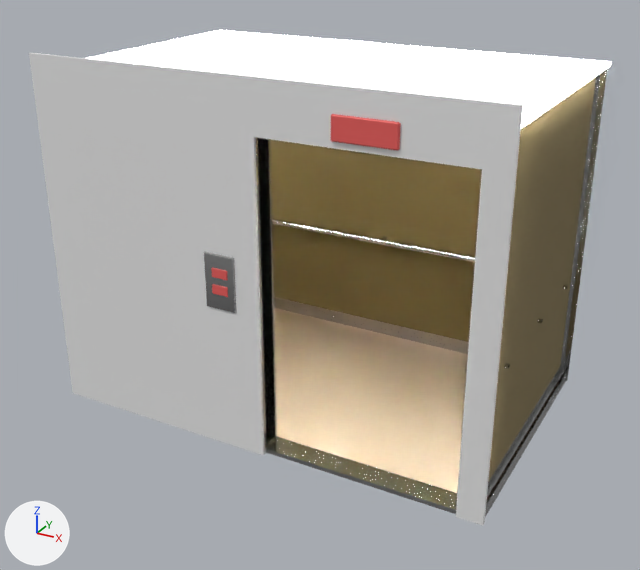
What one commit did to the FBX model Assets/VRTemplateAssets/Models/SM_Elevator.fbx.
Rendered twice from a 50 mm camera at (3.7, -6.82, 4.5) aimed at (0.04, -0.18, 1.18). Lighting does not change. The marker at lower left points along +X, +Y and +Z. The picture after the commit comes second. Vertices at exactly the same position are counted once.

The first picture shows 'SM_Elevator'.
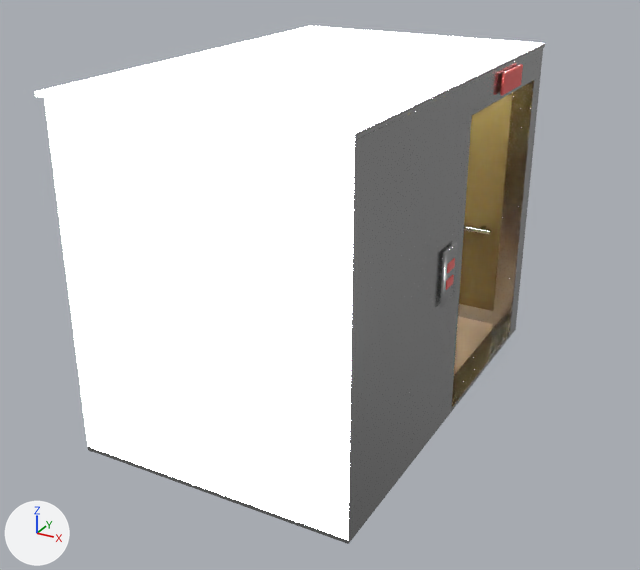
Changed parts and their boxes [x1, y1, x2, y2] in the pictures (640 x 570 px):
'SM_Elevator', reshaped, turned: before [29, 30, 611, 526]; after [35, 26, 545, 544]
part 1 of me_cube_019, deleted: before [29, 53, 523, 526]

The change, as a list of edits to the scene's bpy script:
```text
Change me_cube_019:
    used by ob_sm_elevator; location = (0.0, 0.0, 0.0); rotation_euler = (1.571, 0.0, 0.0), in degrees (90, 0, 0)
    remove me_cube_019.from_pydata(...)  # 508 vertices, 406 faces; spans x -2.12..2.12, y 0.0..3.29, z -1.35..1.35
    add me_cube_019.from_pydata(...)  # 484 vertices, 384 faces; spans x -2.07..2.11, y 0.02..3.17, z -1.35..1.35
    me_cube_019 part 1: the loose piece of 24 vertices spanning x -2.12..2.12, y 0.0..3.29, z 1.29..1.32 is deleted
    remove me_cube_019.materials.append(mat_wall_001)  # white #e7e7e7
Change ob_sm_elevator:
    ob_sm_elevator.rotation_euler: (1.571, 0.0, 0.0) -> (1.571, 0.0, 1.571)  # degrees (90, 0, 0) -> degrees (90, 0, 90)
```
